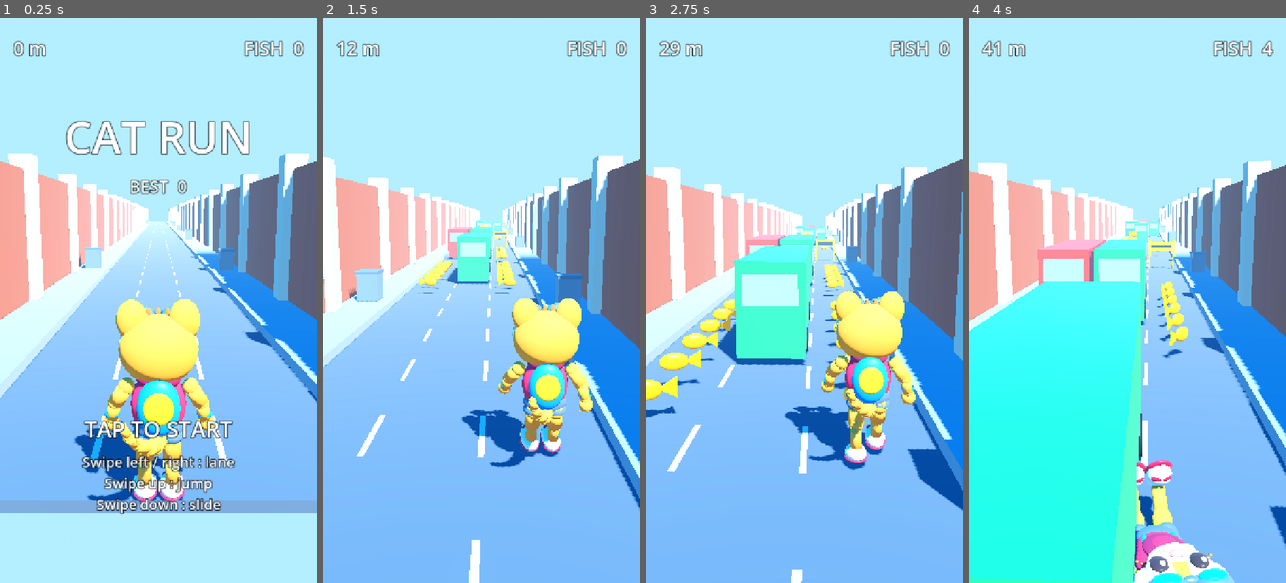
Above: before the commit, frames 1-4 (left to right).
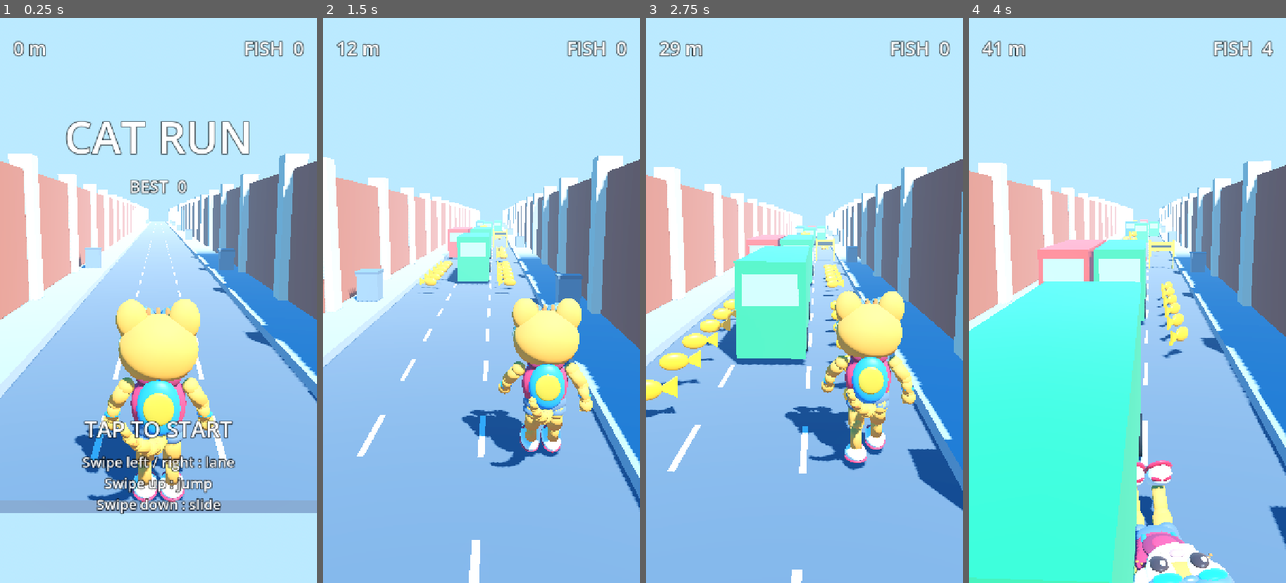
Above: after the commit, the same moments.

Repository: blsmithunkumar-lgtm/Final-Game-zone-
Game: Godot game, scene res://main.tscn
Two runs of this game, one before a commit and one after it. Both use one fixed random seed, a clock stepped at 60 frames per second and the inputs below.
Inputs (mouse positions are in pixels of both pictures, inside the frame that each line leads up to):
- Up to frame 1 (0.25 s): no input
- Up to frame 2 (1.5 s): tap Enter at 0.5 s; move the mouse to (551, 272) at 0.52 s; hold Right 0.53-1.25 s; click (551, 272) at 0.67 s; tap Space at 0.77 s; drag from (418, 328) to (465, 413) at 1.27 s
- Up to frame 3 (2.75 s): move the mouse to (836, 176) at 2.02 s; hold Right from 2.03 s (still down)
- Up to frame 4 (4 s): release Right at 2.75 s; drag from (1111, 413) to (1032, 215) at 2.77 s; move the mouse to (1222, 385) at 3.52 s; hold Left from 3.53 s (still down); tap Space at 3.77 s

The runs differ from the first frame. In frame 1, 0.8% of the frame differs, in the area x 28-68%, y 64-83%; in frame 2, 0.5%; in frame 3, 1.5%; in frame 4, 25%, in the area x 0-82%, y 46-100%.

Commit message:
Neutral colour settings, README
Co-Authored-By: Claude Opus 5.5 <noreply@anthropic.com>
Claude-Session: https://claude.ai/code/session_01CAdcir1AC6fd9WqR2N7CeF

Diff:
--- a/scripts/main.gd
+++ b/scripts/main.gd
@@ -119,11 +119,11 @@
 	sky.sky_material = sm
 	env.sky = sky
 	env.ambient_light_source = Environment.AMBIENT_SOURCE_SKY
-	env.ambient_light_energy = 0.3
+	env.ambient_light_energy = 0.4
 	env.tonemap_mode = Environment.TONE_MAPPER_FILMIC
 	env.adjustment_enabled = true
-	env.adjustment_saturation = 1.35
-	env.adjustment_contrast = 1.08
+	env.adjustment_saturation = 1.1
+	env.adjustment_contrast = 1.05
 	env.fog_enabled = true
 	env.fog_light_color = Color(0.6, 0.8, 0.97)
 	env.fog_density = 0.0035
Not shown, added: README.txt
